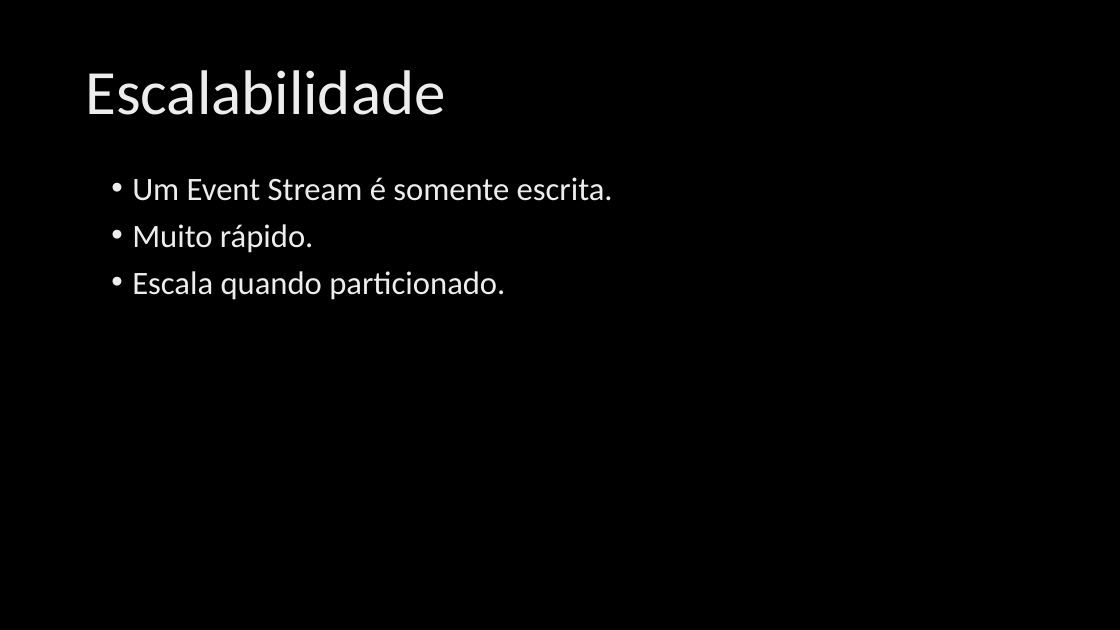
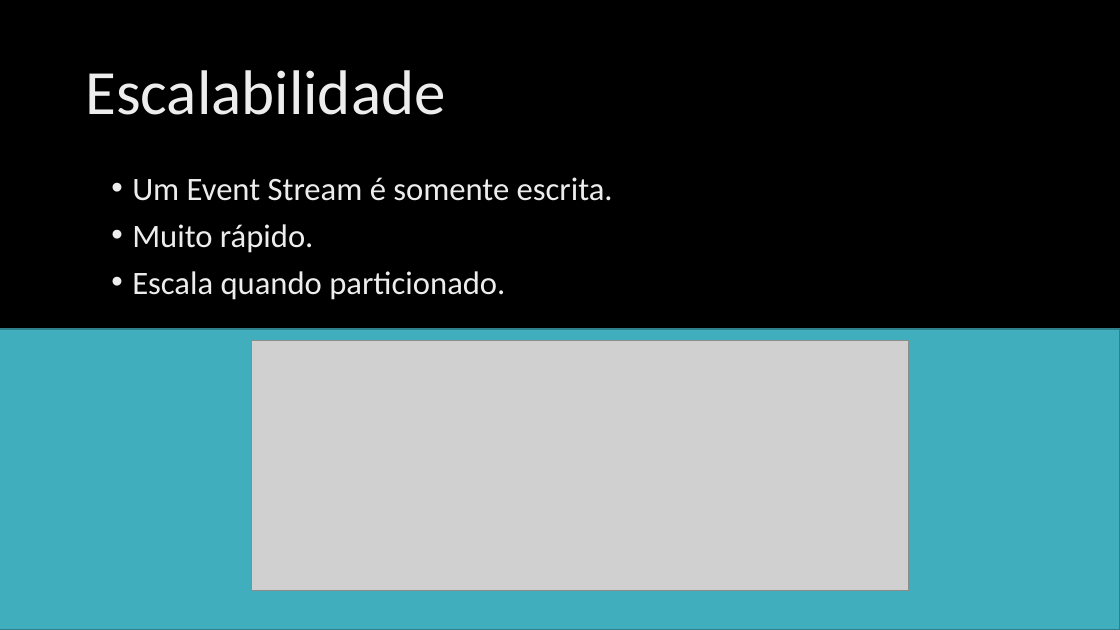
Before and after one commit to ivanpaulovich/event-sourcing-jambo, a slide deck: slide 8 of docs/Event-Sourcing.pptx. Drawn at 1120x630 pixels with LibreOffice and Linux fonts; fonts in the diff are those of the drawing; grey boxes stand for pictures; background and template pictures are left out. Boxes give left, top, right and bottom in pixels: in the first picture for what was removed or moved away, otherwise in the second. Text is boxed around its words. In the diff, an @@ line names an element or a change of style, - is before the commit and + after.

```diff
--- a/docs/Event-Sourcing.pptx
+++ b/docs/Event-Sourcing.pptx
@@ rectangle added at (0,329,1120,630), fill #41AEBD, outline #30818C 1 pt @@
@@ picture added at (251,340,908,590) @@
```
Also in this commit, not shown: 6 other slides changed.
